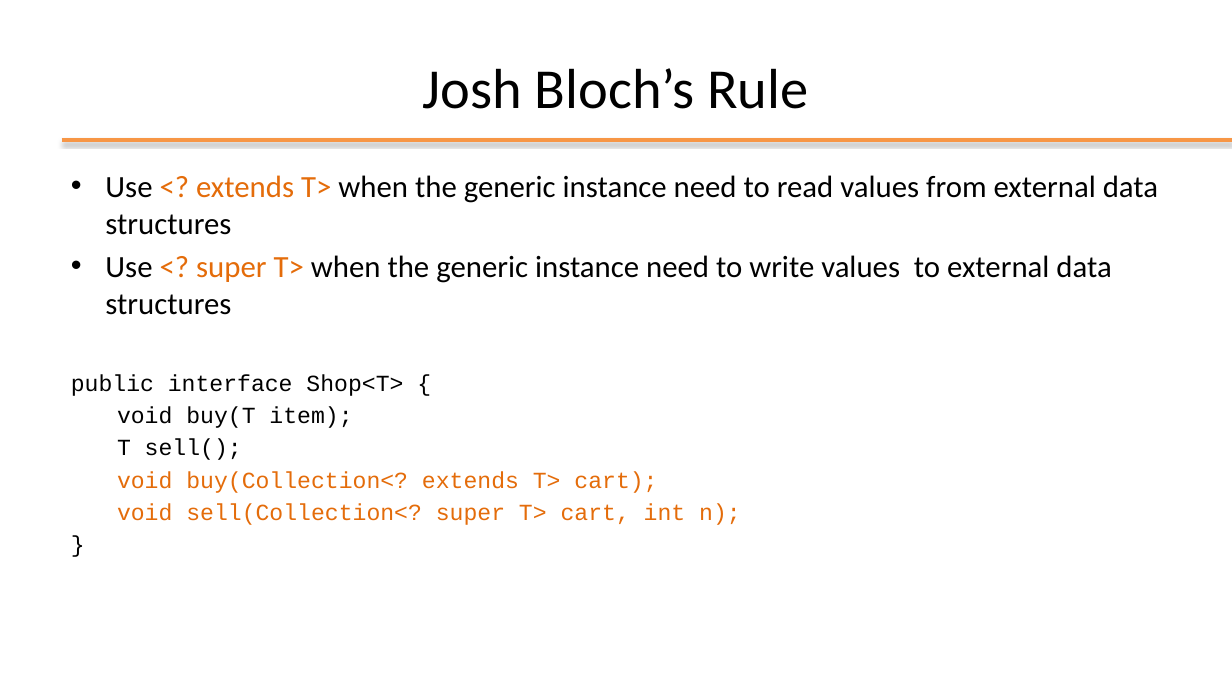
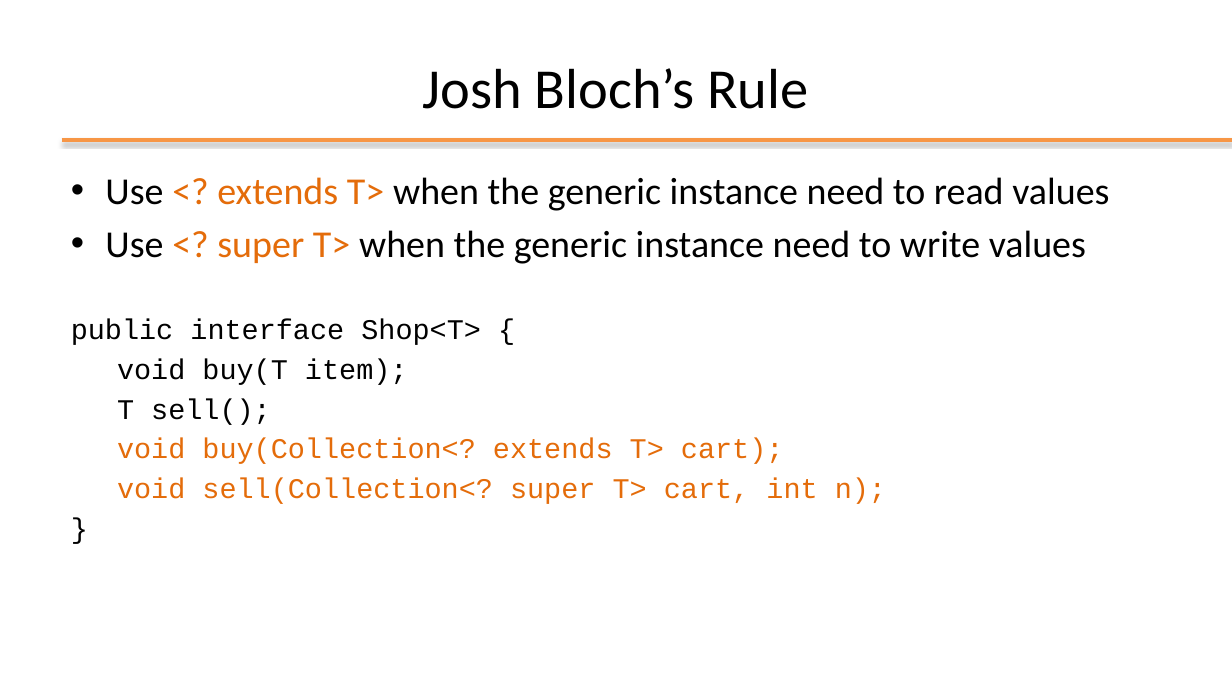
Before and after one commit to plctechnician/ooprogramming, a slide deck: slide 14 of java/slides/ppt/05 - Java Generic Data Structures.pptx. Drawn at 1232x693 pixels with LibreOffice and Linux fonts; fonts in the diff are those of the drawing; background and template pictures are left out. Boxes give left, top, right and bottom in pixels: in the first picture for what was removed or moved away, otherwise in the second. Text is boxed around its words. In the diff, an @@ line names an element or a change of style, - is before the commit and + after.

```diff
--- a/java/slides/ppt/05 - Java Generic Data Structures.pptx
+++ b/java/slides/ppt/05 - Java Generic Data Structures.pptx
@@ text at [105, 177, 1109, 264]: text changed; size 24 to 29.6 pt @@
-• Use <? extends T> when the generic instance need to read values from external data structures
-• Use <? super T> when the generic instance need to write values to external data structures
+• Use <? extends T> when the generic instance need to read values
+• Use <? super T> when the generic instance need to write values
@@ text at [71, 318, 886, 504]: size 18 to 22.2 pt in "public interface Shop<T> {", "void buy(T item);", "T sell();", "void buy(Collection<? extends T> cart);" and 2 more places @@
```
Also in this commit, not shown: 7 other slides changed, 8 other files.
